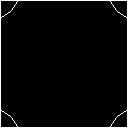
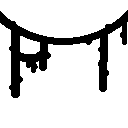
Layered file, before and after one edit (w=128, h=128). Changes by layer:
added group "Vines" (1st of 2, in "Objects") with 10 layers in group "Objects" over <box>0,1,128,118</box>
added group "Vine1" with 1 layers in group "Vines" over <box>0,10,128,98</box>
added layer "Vines" (2nd of 2, in "Objects" › "Vines" › "Vine1") in group "Vine1" over <box>0,10,128,98</box>
hid "Laag 8" over <box>0,1,128,127</box>
